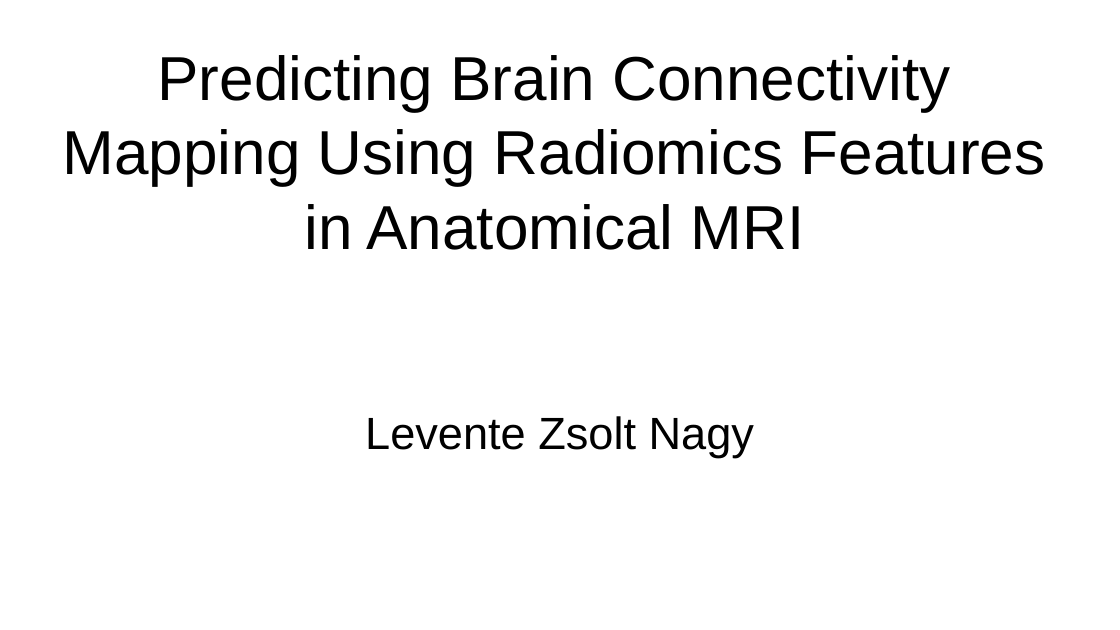
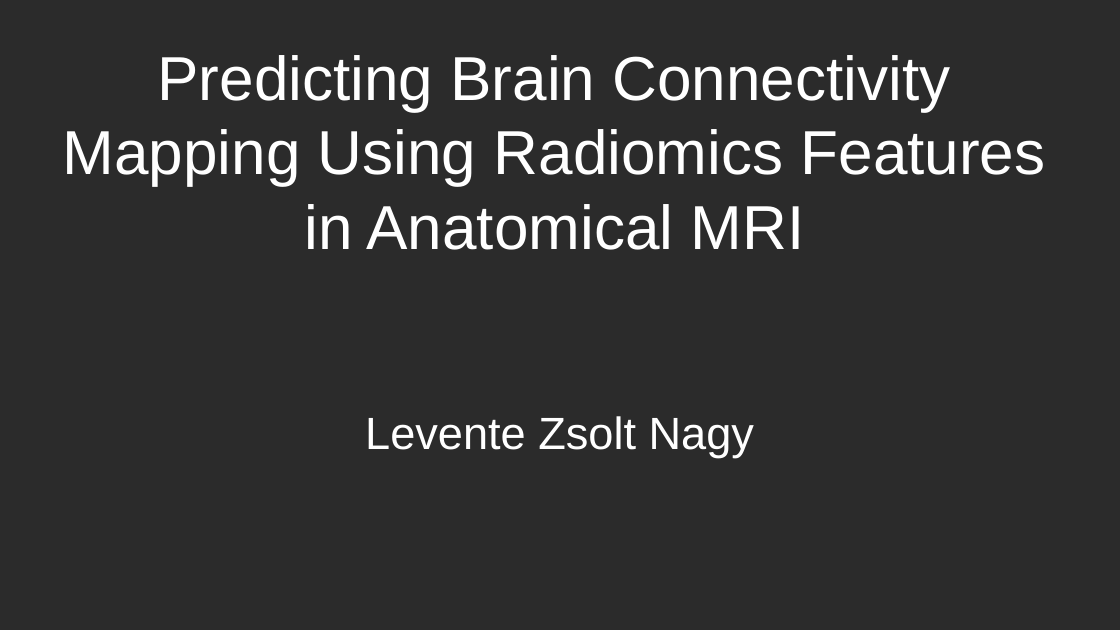
Before and after one commit to nlevi-dev/UPC-MasterThesis, a slide deck: slide 1 of Presentation.odp. Drawn at 1120x630 pixels with LibreOffice and Linux fonts; fonts in the diff are those of the drawing; background and template pictures are left out; a plain dark background stands for a picture behind light text. Boxes give left, top, right and bottom in pixels: in the first picture for what was removed or moved away, otherwise in the second. Text is boxed around its words. In the diff, an @@ line names an element or a change of style, - is before the commit and + after.

Commit message:
presentation

```diff
--- a/Presentation.odp
+++ b/Presentation.odp
@@ background #FFFFFF to picture (left out) @@
@@ title "Predicting Brain Connectivity Mapping Using ..." at (x1=63, y1=55, x2=1046, y2=250): text colour #000000 to #FFFFFF @@
@@ subtitle "Levente Zsolt Nagy" at (x1=365, y1=416, x2=754, y2=458): text colour #000000 to #FFFFFF @@
```
Also in this commit, not shown: 25 slides added, 1 slide removed.
